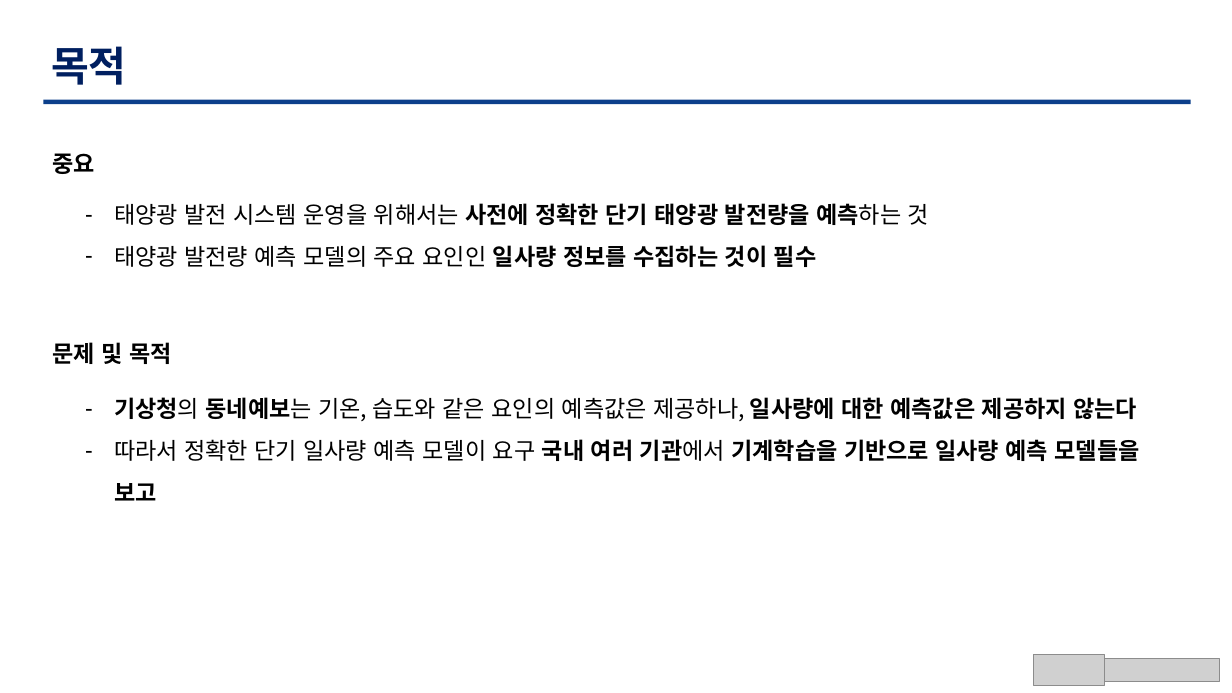
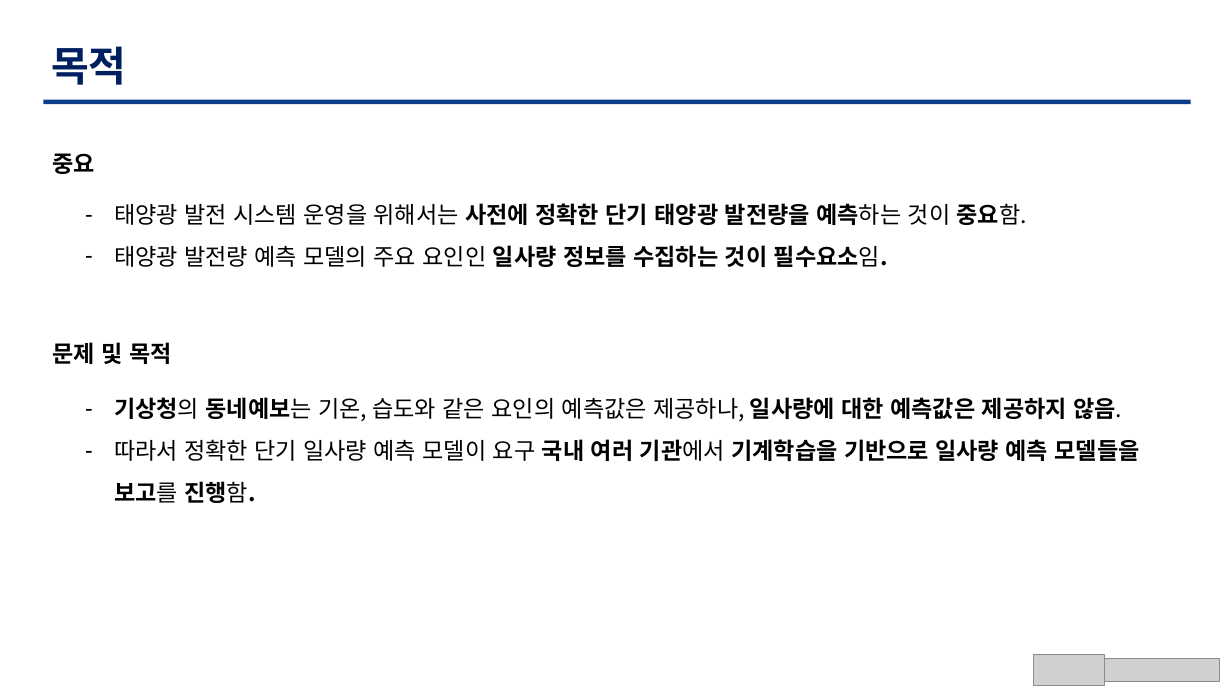
Before and after one commit to TaegyuHan/Solar_radiation_prediction_model, a slide deck: slide 7 of KICS_PT/[KICS] 동향 poster.pptx. Drawn at 1232x693 pixels with LibreOffice and Linux fonts; fonts in the diff are those of the drawing; grey boxes stand for pictures. Boxes give left, top, right and bottom in pixels: in the first picture for what was removed or moved away, otherwise in the second. Text is boxed around its words. In the diff, an @@ line names an element or a change of style, - is before the commit and + after.

```diff
--- a/KICS_PT/[KICS] 동향 poster.pptx
+++ b/KICS_PT/[KICS] 동향 poster.pptx
@@ text at bbox=[114, 203, 1027, 267]: text changed @@
-– 태양광 발전 시스템 운영을 위해서는 사전에 정확한 단기 태양광 발전량을 예측하는 것
-– 태양광 발전량 예측 모델의 주요 요인인 일사량 정보를 수집하는 것이 필수
+– 태양광 발전 시스템 운영을 위해서는 사전에 정확한 단기 태양광 발전량을 예측하는 것이 중요함.
+– 태양광 발전량 예측 모델의 주요 요인인 일사량 정보를 수집하는 것이 필수요소임.
@@ text at bbox=[114, 397, 1140, 503]: text changed @@
-– 기상청의 동네예보는 기온, 습도와 같은 요인의 예측값은 제공하나, 일사량에 대한 예측값은 제공하지 않는다
-– 따라서 정확한 단기 일사량 예측 모델이 요구 국내 여러 기관에서 기계학습을 기반으로 일사량 예측 모델들을 보고
+– 기상청의 동네예보는 기온, 습도와 같은 요인의 예측값은 제공하나, 일사량에 대한 예측값은 제공하지 않음.
+– 따라서 정확한 단기 일사량 예측 모델이 요구 국내 여러 기관에서 기계학습을 기반으로 일사량 예측 모델들을 보고를 진행함.
```
Also in this commit, not shown: 11 other slides changed, 1 slide removed.
